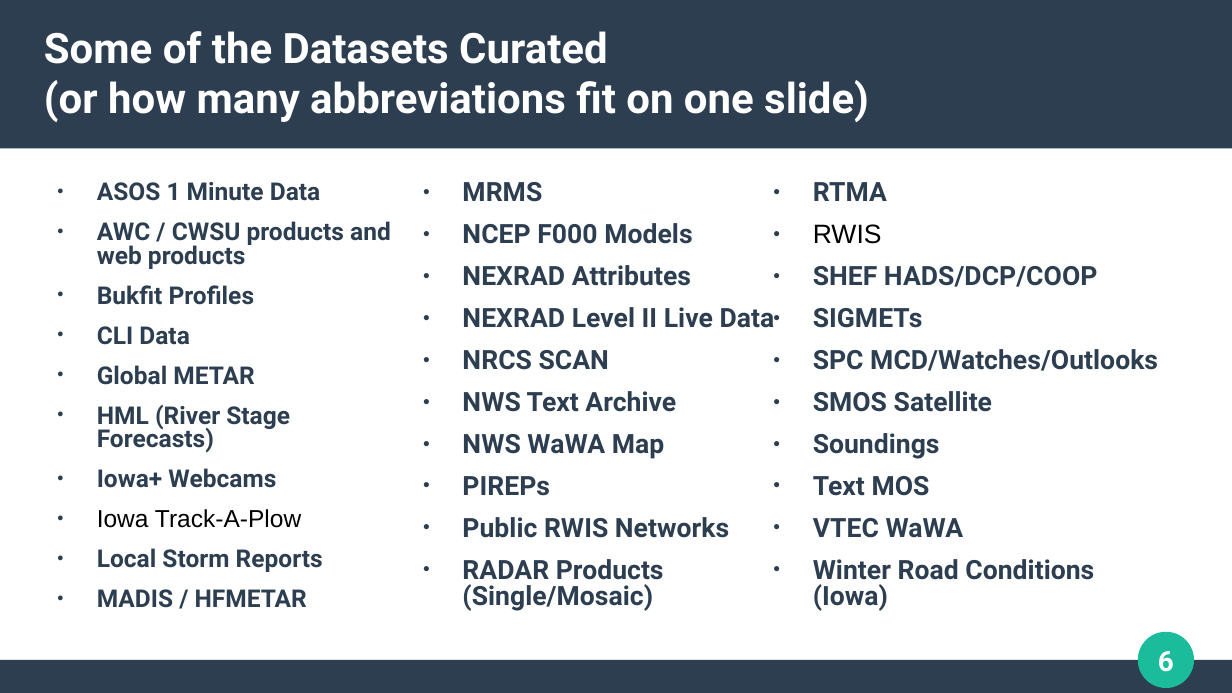
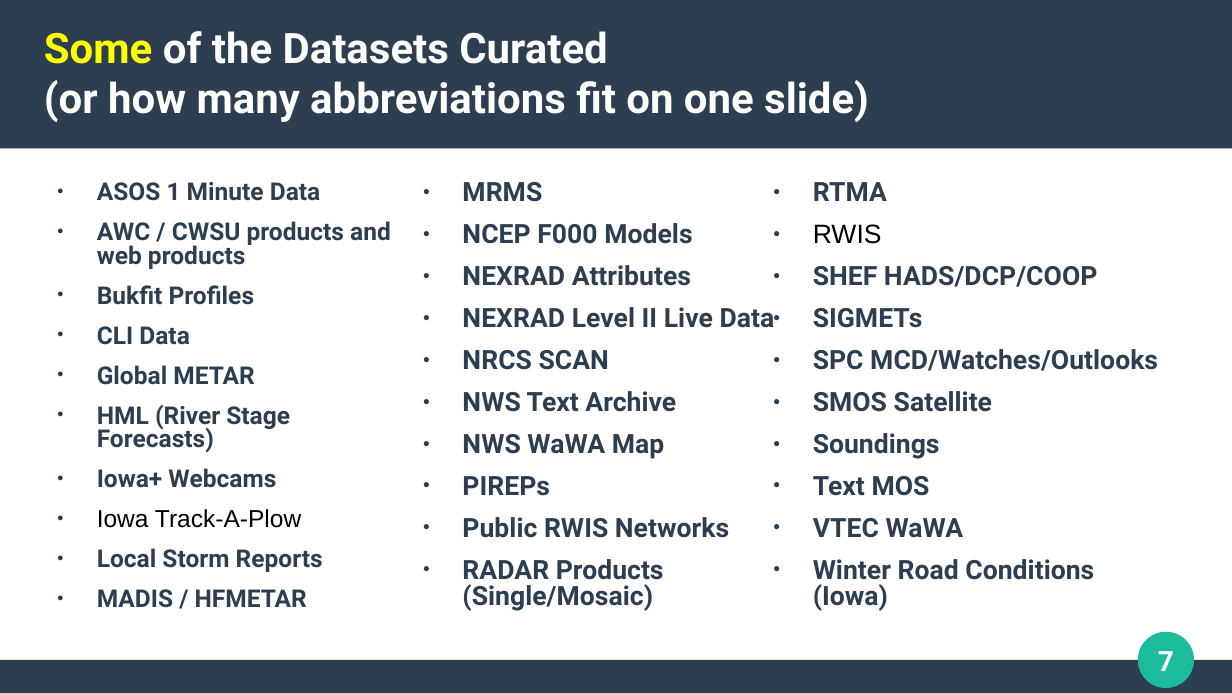
Before and after one commit to akrherz/akrherz, a slide deck: slide 7 of presentations/250508_dps/introslides.pptx (slide 6 before the commit). Drawn at 1232x693 pixels with LibreOffice and Linux fonts; fonts in the diff are those of the drawing. Boxes give left, top, right and bottom in pixels: in the first picture for what was removed or moved away, otherwise in the second. Text is boxed around its words. In the diff, an @@ line names an element or a change of style, - is before the commit and + after.

```diff
--- a/presentations/250508_dps/introslides.pptx
+++ b/presentations/250508_dps/introslides.pptx
@@ text "Some of the Datasets Curated ..." at <box>44,31,869,122</box>: text colour #FFFFFF to #FFFF00 in "Some" @@
@@ page number at <box>1158,651,1174,671</box>: text changed @@
-6
+7
```
Also in this commit, not shown: 3 other slides changed, 1 slide added, 1 other file.
